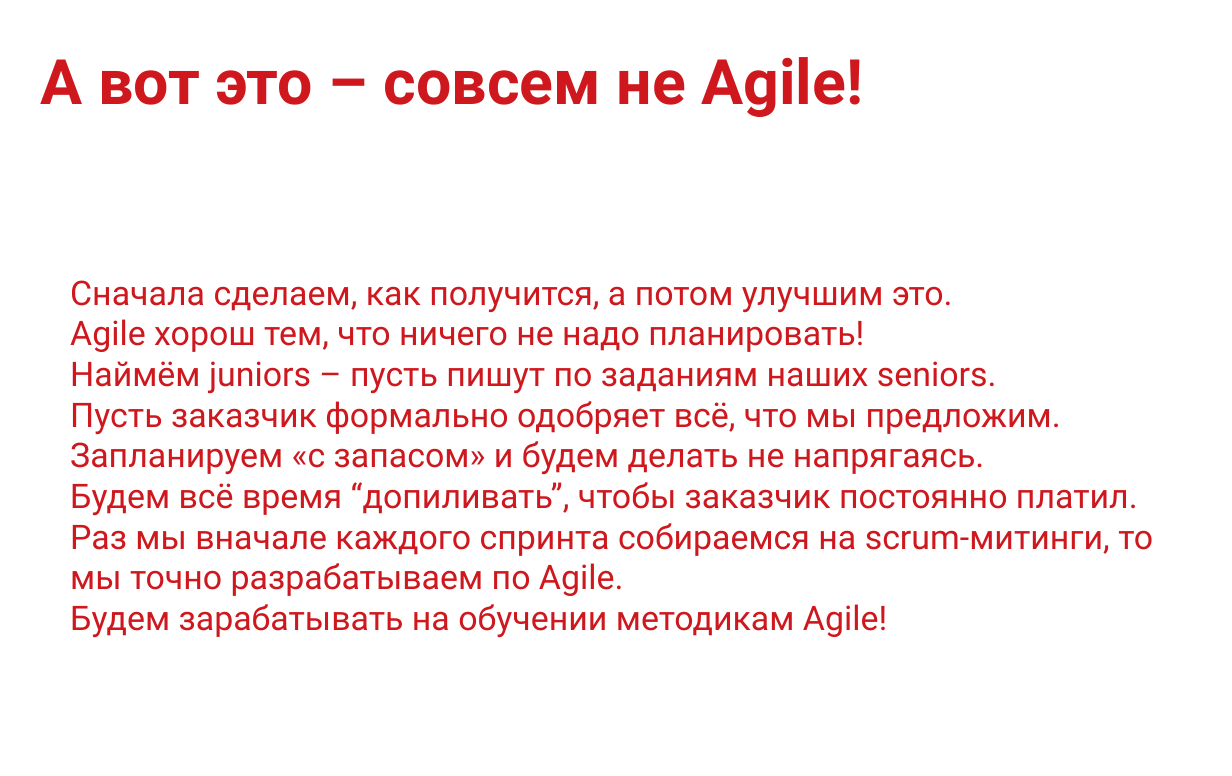
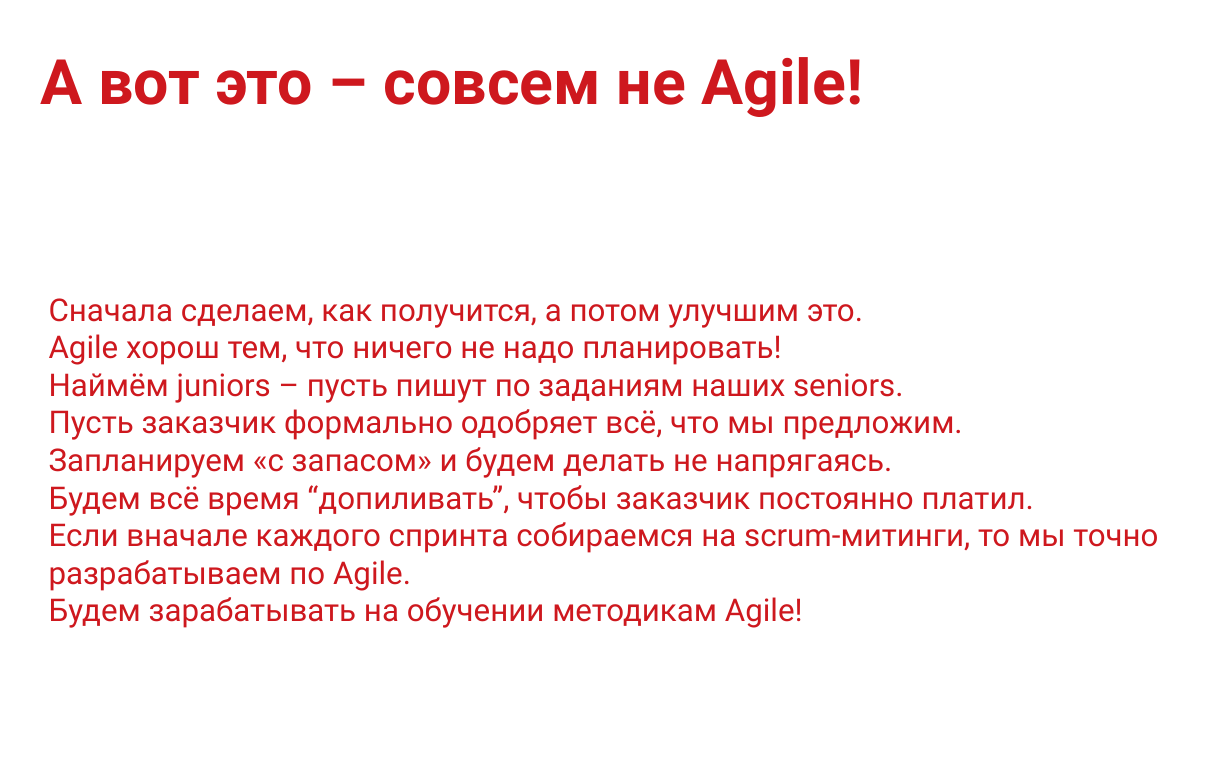
Before and after one commit to mike-shock/Software_Craft, a slide deck: slide 33 of Agile_Intro.odp (slide 32 before the commit). Drawn at 1232x776 pixels with LibreOffice and Linux fonts; fonts in the diff are those of the drawing; background and template pictures are left out. Boxes give left, top, right and bottom in pixels: in the first picture for what was removed or moved away, otherwise in the second. Text is boxed around its words. In the diff, an @@ line names an element or a change of style, - is before the commit and + after.

```diff
--- a/Agile_Intro.odp
+++ b/Agile_Intro.odp
@@ text "Сначала сделаем, как получится, а ..." moved from (x1=70, y1=280, x2=1153, y2=638) to (x1=49, y1=298, x2=1158, y2=628) @@
@@ text at (x1=49, y1=298, x2=1034, y2=628): size 26 to 24 pt in "Сначала сделаем, как получится, а потом улучшим ...", "Agile хорош тем, что ничего не надо ...", "Наймём juniors – пусть пишут по заданиям ...", "Пусть заказчик формально одобряет всё, что мы ..." and 3 more places @@
@@ text at (x1=49, y1=522, x2=1158, y2=591): text changed; size 26 to 24 pt @@
-● Раз мы вначале каждого спринта собираемся на scrum-митинги, то мы точно разpабатываем по Agile.
+● Если вначале каждого спринта собираемся на scrum-митинги, то мы точно разpабатываем по Agile.
```
Also in this commit, not shown: 32 other slides changed, 1 slide added, 2 other files.
